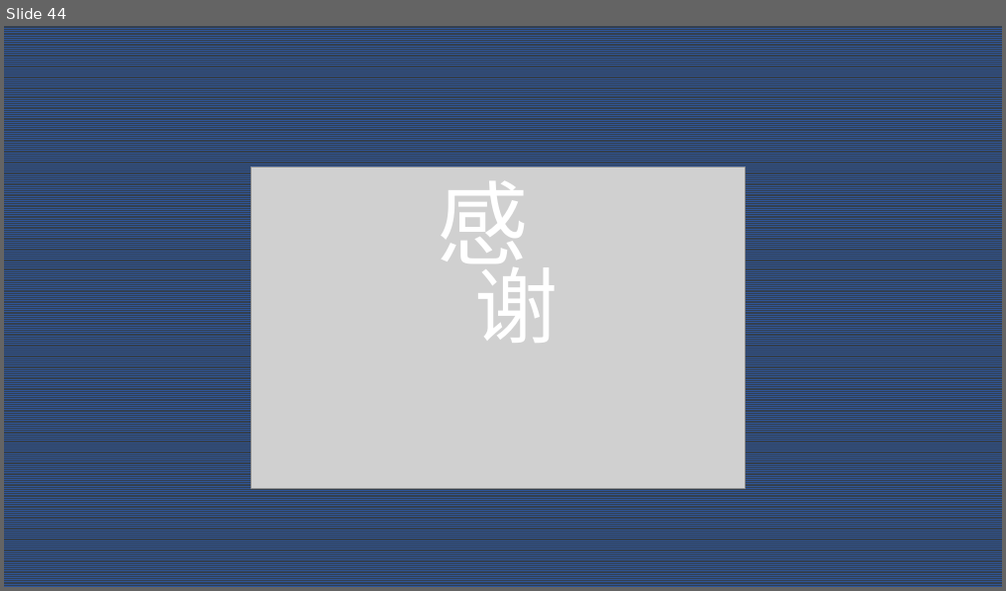
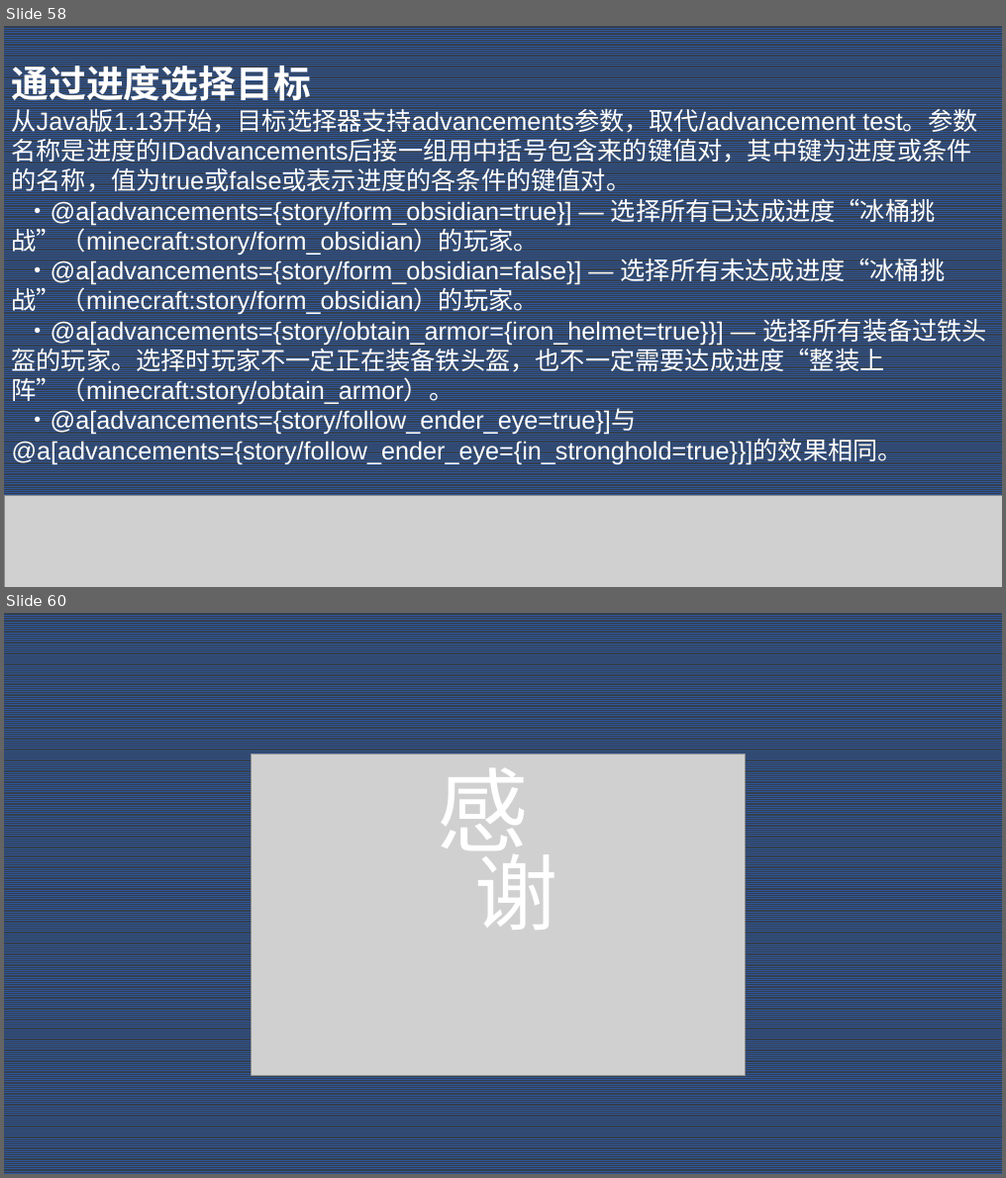
Before and after one commit to Dubhe-Studio/VanillaModTutorialVideo, a slide deck: Day 1 基础概念/PPT/Day 1.pptx. Shown one above the other, each under a label of ours: slide 44 before the commit, slides 58 and 60 after it; the slides between them are not shown. The pictures are 1006x591 and 1006x1178 pixels, drawn with LibreOffice and Linux fonts; fonts in the diff are those of the drawing; grey boxes stand for pictures. Boxes give left, top, right and bottom in pixels: in the first picture for what was removed or moved away, otherwise in the second. Text is boxed around its words. In the diff, an @@ line names an element or a change of style, - is before the commit and + after.

```diff
--- a/Day 1 基础概念/PPT/Day 1.pptx
+++ b/Day 1 基础概念/PPT/Day 1.pptx
@@ slide 58 added at [4, 26, 1002, 587], background pattern #2F5597 on #333F50 @@
@@ text added at [12, 60, 987, 465], 24 pt, text #FFFFFF @@
+通过进度选择目标‌‌
+从Java版1.13开始，目标选择器支持advancements参数，取代/advancement test。参数名称是进度的IDadvancements后接一组用中括号包含来的键值对，其中键为进度或条件的名称，值为true或false或表示进度的各条件的键值对。
+·@a[advancements={story/form_obsidian=true}] — 选择所有已达成进度“冰桶挑战”（minecraft:story/form_obsidian）的玩家。
+·@a[advancements={story/form_obsidian=false}] — 选择所有未达成进度“冰桶挑战”（minecraft:story/form_obsidian）的玩家。
+·@a[advancements={story/obtain_armor={iron_helmet=true}}] — 选择所有装备过铁头盔的玩家。选择时玩家不一定正在装备铁头盔，也不一定需要达成进度“整装上阵”（minecraft:story/obtain_armor）。
+·@a[advancements={story/follow_ender_eye=true}]与 @a[advancements={story/follow_ender_eye={in_stronghold=true}}]的效果相同。
@@ picture added at [4, 496, 1002, 587] @@
@@ what was slide 44 is now slide 60 @@
```
Also in this commit, not shown: 5 slides changed, 19 other slides added, 4 slides removed, 2 other files.
